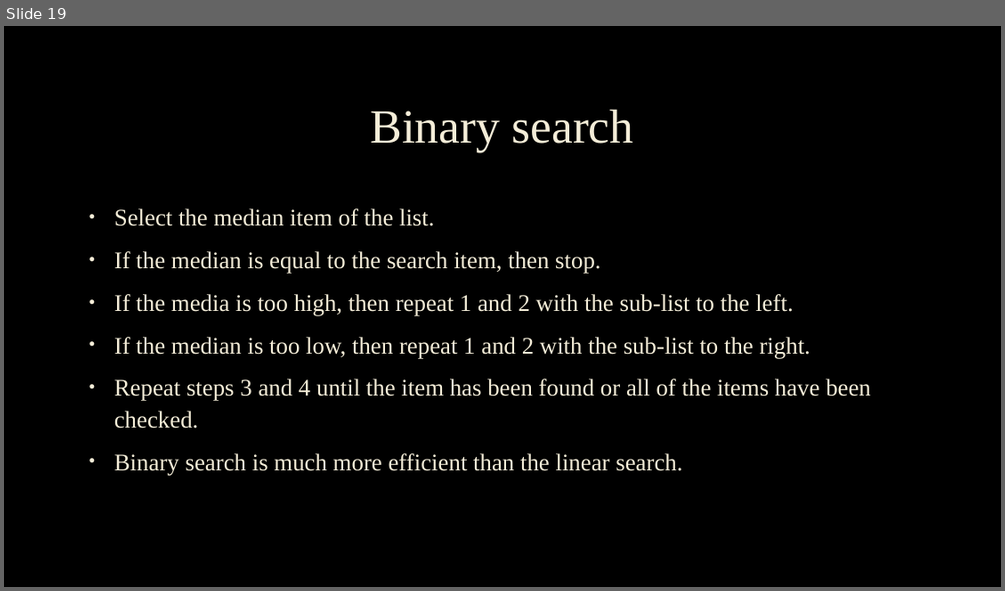
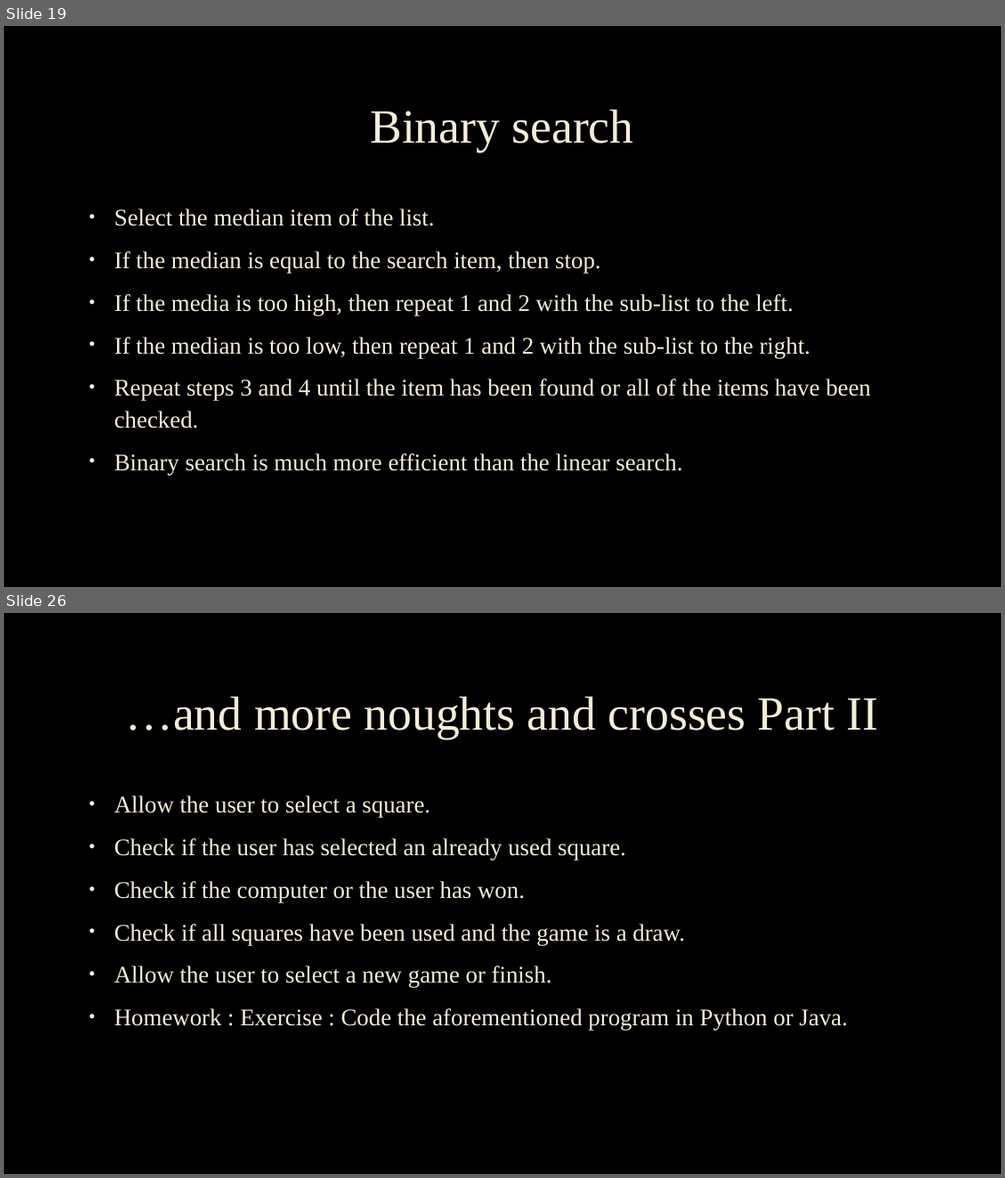
Before and after one commit to chrisasim/GCSEComputerScience-9-1-, a slide deck: Computer Science GCSE(9-1) (2).pptx. Shown one above the other, each under a label of ours: slide 19 before the commit, slides 19 and 26 after it; the slides between them are not shown. The pictures are 1005x591 and 1005x1178 pixels, drawn with LibreOffice and Linux fonts; fonts in the diff are those of the drawing; background and template pictures are left out. Boxes give left, top, right and bottom in pixels: in the first picture for what was removed or moved away, otherwise in the second. Text is boxed around its words. In the diff, an @@ line names an element or a change of style, - is before the commit and + after.

Commit message:
Unit 1 Computer Science 9-1
Unit 1 Computer Science 9-1 Complete Presentation Slides.

```diff
--- a/Computer Science GCSE(9-1) (2).pptx
+++ b/Computer Science GCSE(9-1) (2).pptx
@@ slide 26 added at [4, 613, 1001, 1174], background picture (left out) @@
@@ title added at [126, 696, 879, 738], 46 pt, text #F4EDD8 @@
+…and more noughts and crosses Part II
@@ text added at [114, 795, 847, 1030], 23 pt, text #F4EDD8 @@
+• Allow the user to select a square.
+• Check if the user has selected an already used square.
+• Check if the computer or the user has won.
+• Check if all squares have been used and the game is a draw.
+• Allow the user to select a new game or finish.
+• Homework : Exercise : Code the aforementioned program in Python or Java.
```
Also in this commit, not shown: 1 slide changed, 5 other slides added.
